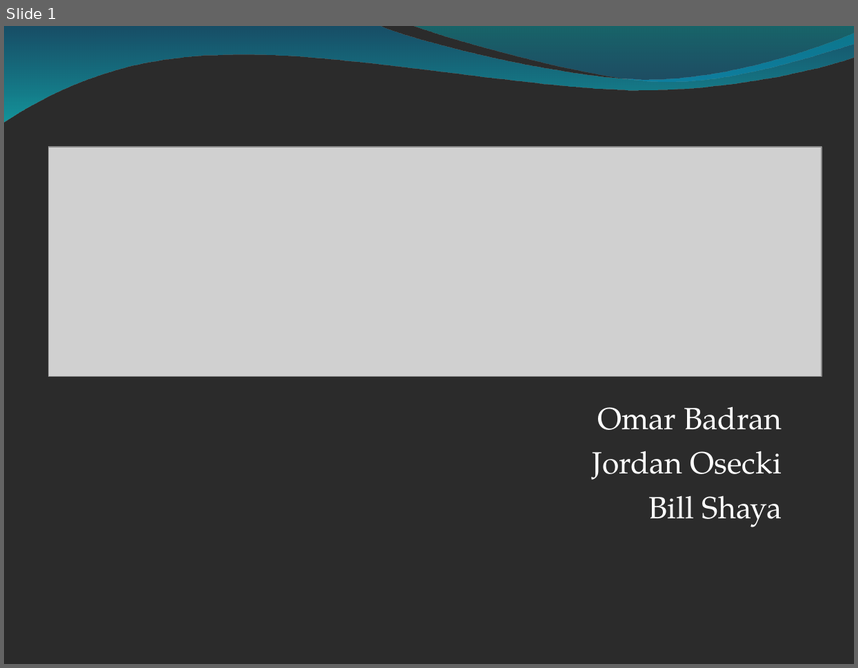
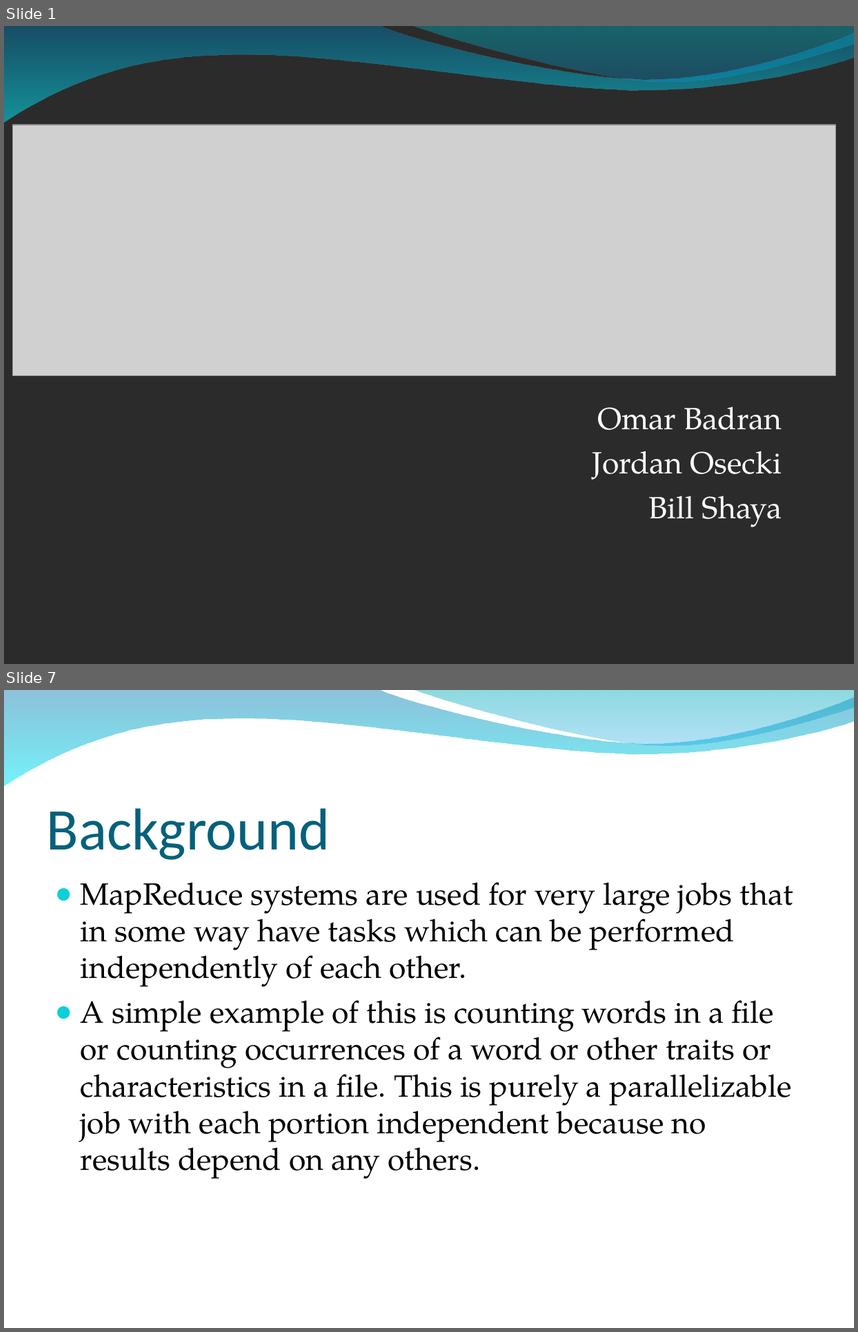
Before and after one commit to osecki/cs647, a slide deck: Documentation/Final Paper and Slides/MapReduce Final Presentation.ppt. Shown one above the other, each under a label of ours: slide 1 before the commit, slides 1 and 7 after it; the slides between them are not shown. The pictures are 858x668 and 858x1332 pixels, drawn with LibreOffice and Linux fonts; fonts in the diff are those of the drawing; grey boxes stand for pictures; background and template pictures are left out; a plain dark background stands for a picture behind light text. Boxes give left, top, right and bottom in pixels: in the first picture for what was removed or moved away, otherwise in the second. Text is boxed around its words. In the diff, an @@ line names an element or a change of style, - is before the commit and + after.

```diff
--- a/Documentation/Final Paper and Slides/MapReduce Final Presentation.ppt
+++ b/Documentation/Final Paper and Slides/MapReduce Final Presentation.ppt
@@ slide 7 added at box(4, 690, 854, 1328), background picture (left out); not listed: 2 template elements that a slide beside it also shows @@
@@ title added at box(47, 808, 330, 860), 50 pt, text #04617B @@
+Background
@@ text added at box(80, 882, 793, 1179), 26 pt, text #000000 @@
+● MapReduce systems are used for very large jobs that in some way have tasks which can be performed independently of each other.
+● A simple example of this is counting words in a file or counting occurrences of a word or other traits or characteristics in a file. This is purely a parallelizable job with each portion independent because no results depend on any others.
@@ slide 1 changed as well @@
@@ picture: place and size @@
-picture at box(48, 147, 822, 377)
+picture at box(12, 125, 836, 375)
```
Also in this commit, not shown: 4 other slides changed, 34 other slides added, 4 slides removed, 3 other files.
